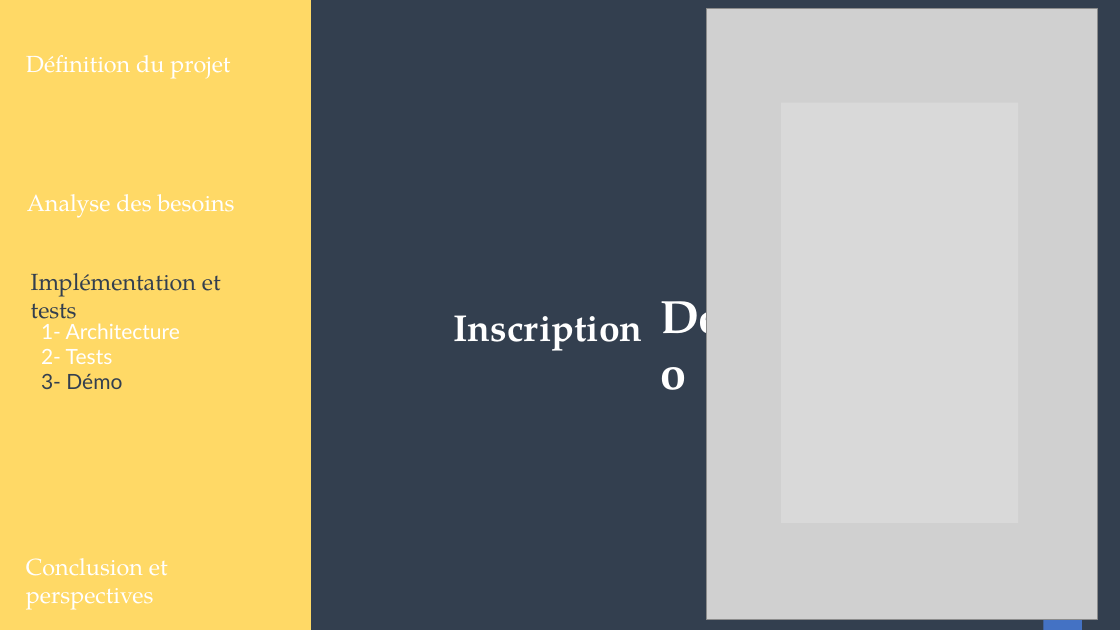
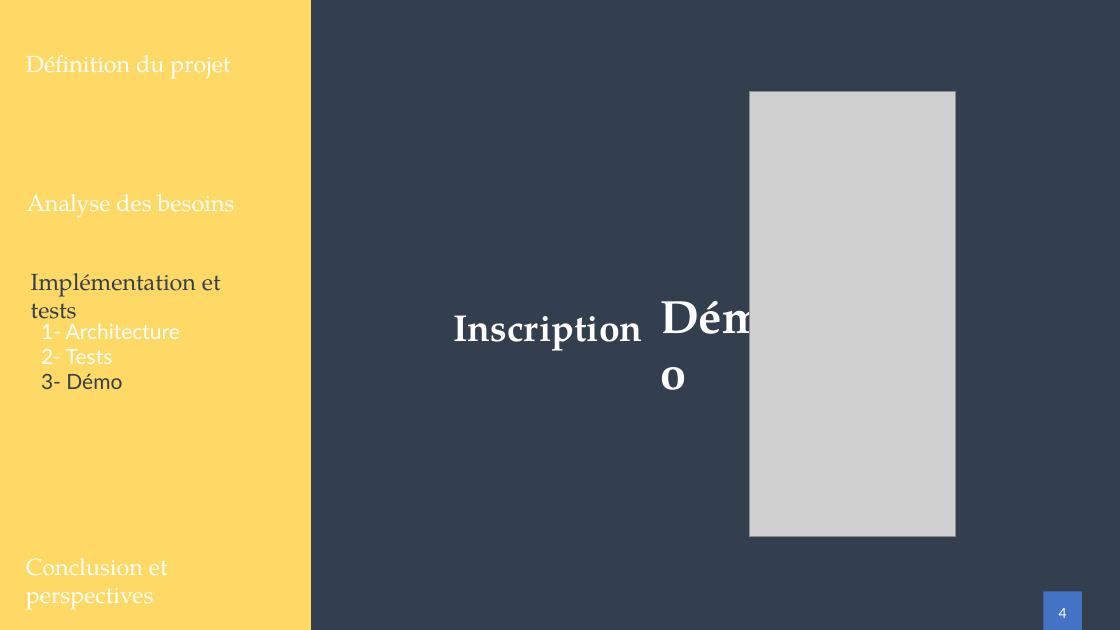
Before and after one commit to Zeuzif/thesis, a slide deck: slide 22 of presentation/Presentation.pptx. Drawn at 1120x630 pixels with LibreOffice and Linux fonts; fonts in the diff are those of the drawing; grey boxes stand for pictures. Boxes give left, top, right and bottom in pixels: in the first picture for what was removed or moved away, otherwise in the second. Text is boxed around its words. In the diff, an @@ line names an element or a change of style, - is before the commit and + after.

```diff
--- a/presentation/Presentation.pptx
+++ b/presentation/Presentation.pptx
@@ picture removed at [707,8,1097,620] @@
@@ picture added at [749,92,955,537] @@
@@ rectangle removed at [781,103,1018,523] @@
```
Also in this commit, not shown: 3 other slides changed, 3 slides added, 7 other files.
